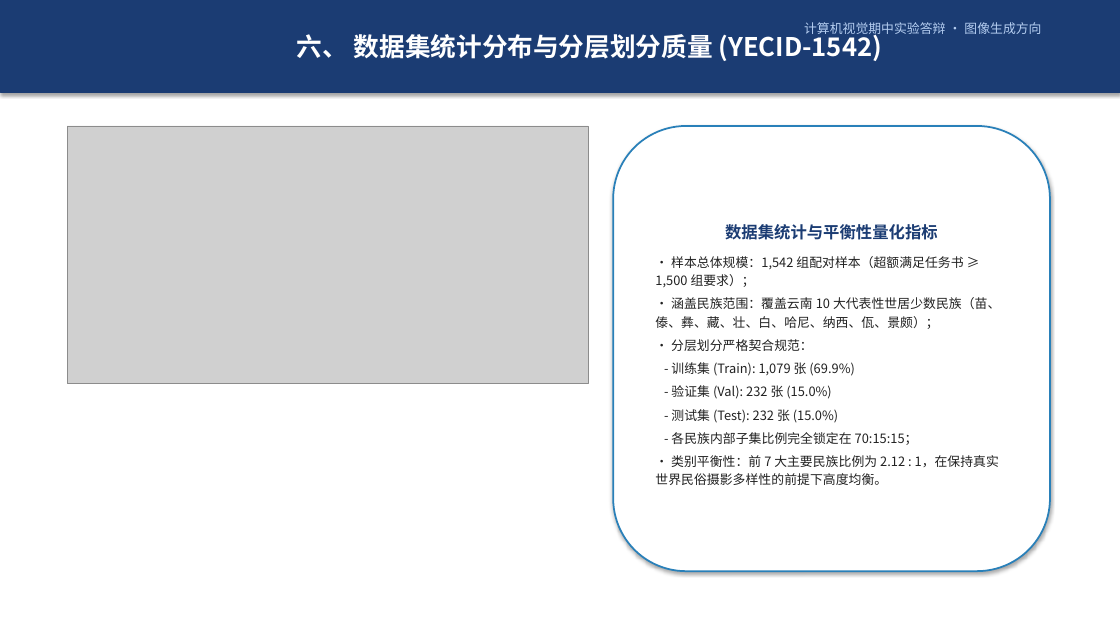
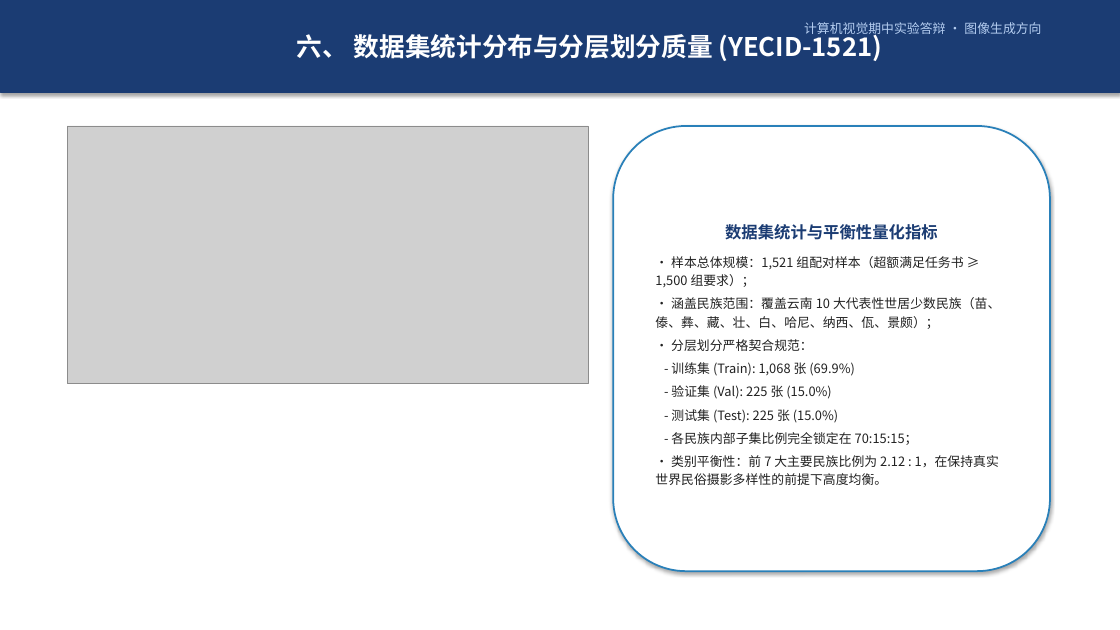
Before and after one commit to Eric10Z4/Yunnan-Ethnic-Clothing-Dataset, a slide deck: slide 7 of report/slides/计算机视觉期中实验汇报_民族服饰数据集构建.pptx. Drawn at 1120x630 pixels with LibreOffice and Linux fonts; fonts in the diff are those of the drawing; grey boxes stand for pictures. Boxes give left, top, right and bottom in pixels: in the first picture for what was removed or moved away, otherwise in the second. Text is boxed around its words. In the diff, an @@ line names an element or a change of style, - is before the commit and + after.

```diff
--- a/report/slides/计算机视觉期中实验汇报_民族服饰数据集构建.pptx
+++ b/report/slides/计算机视觉期中实验汇报_民族服饰数据集构建.pptx
@@ text in rectangle at box(297, 30, 882, 61): text changed @@
-六、 数据集统计分布与分层划分质量 (YECID-1542)
+六、 数据集统计分布与分层划分质量 (YECID-1521)
@@ text in rounded rectangle at box(655, 256, 963, 287): text changed @@
-• 样本总体规模：1,542 组配对样本（超额满足任务书 ≥ 1,500 组要求）；
+• 样本总体规模：1,521 组配对样本（超额满足任务书 ≥ 1,500 组要求）；
@@ text in rounded rectangle at box(671, 362, 855, 423): text changed @@
-- 训练集 (Train): 1,079 张 (69.9%)
-- 验证集 (Val): 232 张 (15.0%)
-- 测试集 (Test): 232 张 (15.0%)
+- 训练集 (Train): 1,068 张 (69.9%)
+- 验证集 (Val): 225 张 (15.0%)
+- 测试集 (Test): 225 张 (15.0%)
```
Also in this commit, not shown: 2 other slides changed, 15 other files.
